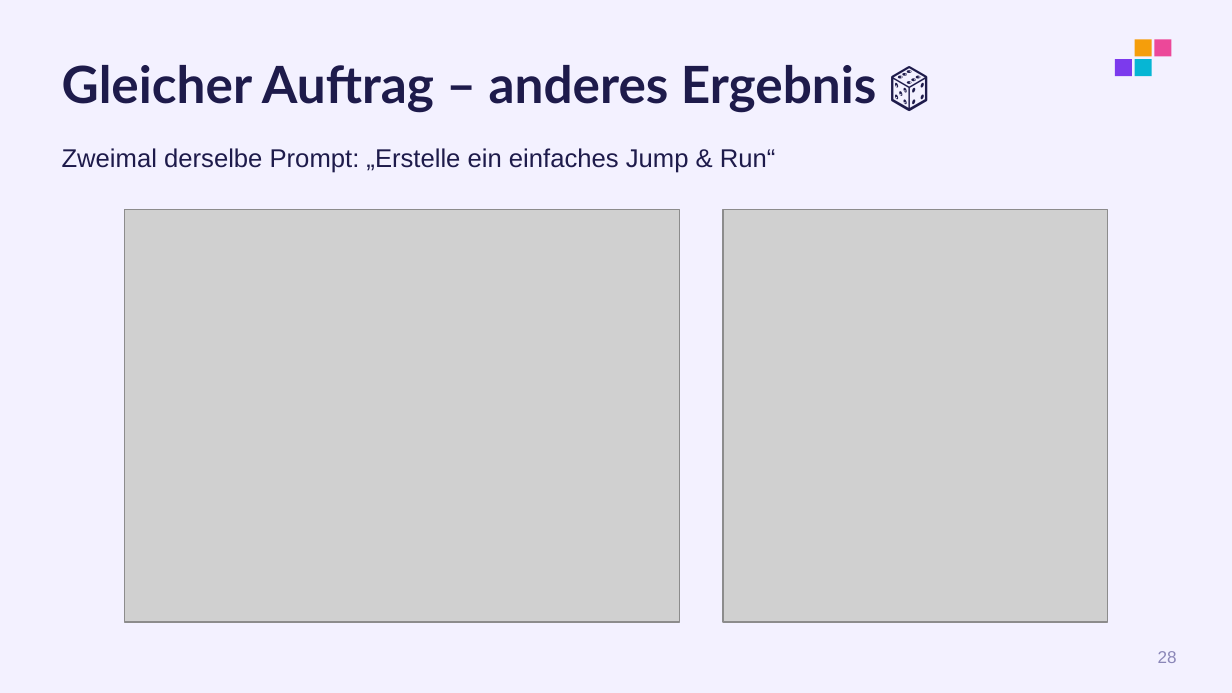
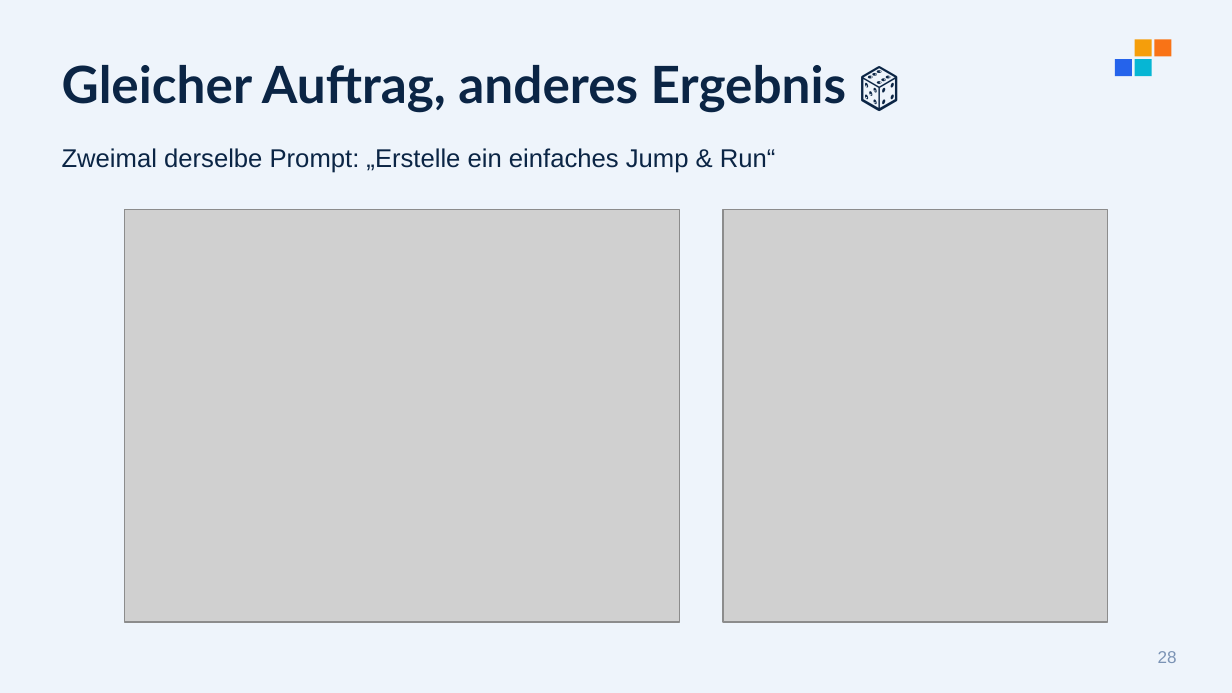
Before and after one commit to Robsbaer/monte26, a slide deck: slide 28 of Dokumente/Folien.pptx. Drawn at 1232x693 pixels with LibreOffice and Linux fonts; fonts in the diff are those of the drawing; grey boxes stand for pictures. Boxes give left, top, right and bottom in pixels: in the first picture for what was removed or moved away, otherwise in the second. Text is boxed around its words. In the diff, an @@ line names an element or a change of style, - is before the commit and + after.

```diff
--- a/Dokumente/Folien.pptx
+++ b/Dokumente/Folien.pptx
@@ background #F3F1FF to #EEF4FB @@
@@ rectangle at (1115, 59, 1132, 76): fill #7C3AED to #2563EB @@
@@ rectangle at (1154, 39, 1172, 57): fill #EC4899 to #F97316 @@
@@ title at (62, 65, 846, 113): text changed; text colour #1E1B4B to #0B2545 @@
-Gleicher Auftrag – anderes Ergebnis 🎲
+Gleicher Auftrag, anderes Ergebnis 🎲
@@ text "Zweimal derselbe Prompt: „Erstelle ein ..." at (62, 148, 776, 173): text colour #1E1B4B to #0B2545 @@
@@ page number at (1158, 651, 1177, 663): text colour #8B87B8 to #7B93B5 @@
```
Also in this commit, not shown: 31 other slides changed, 7 other files.
